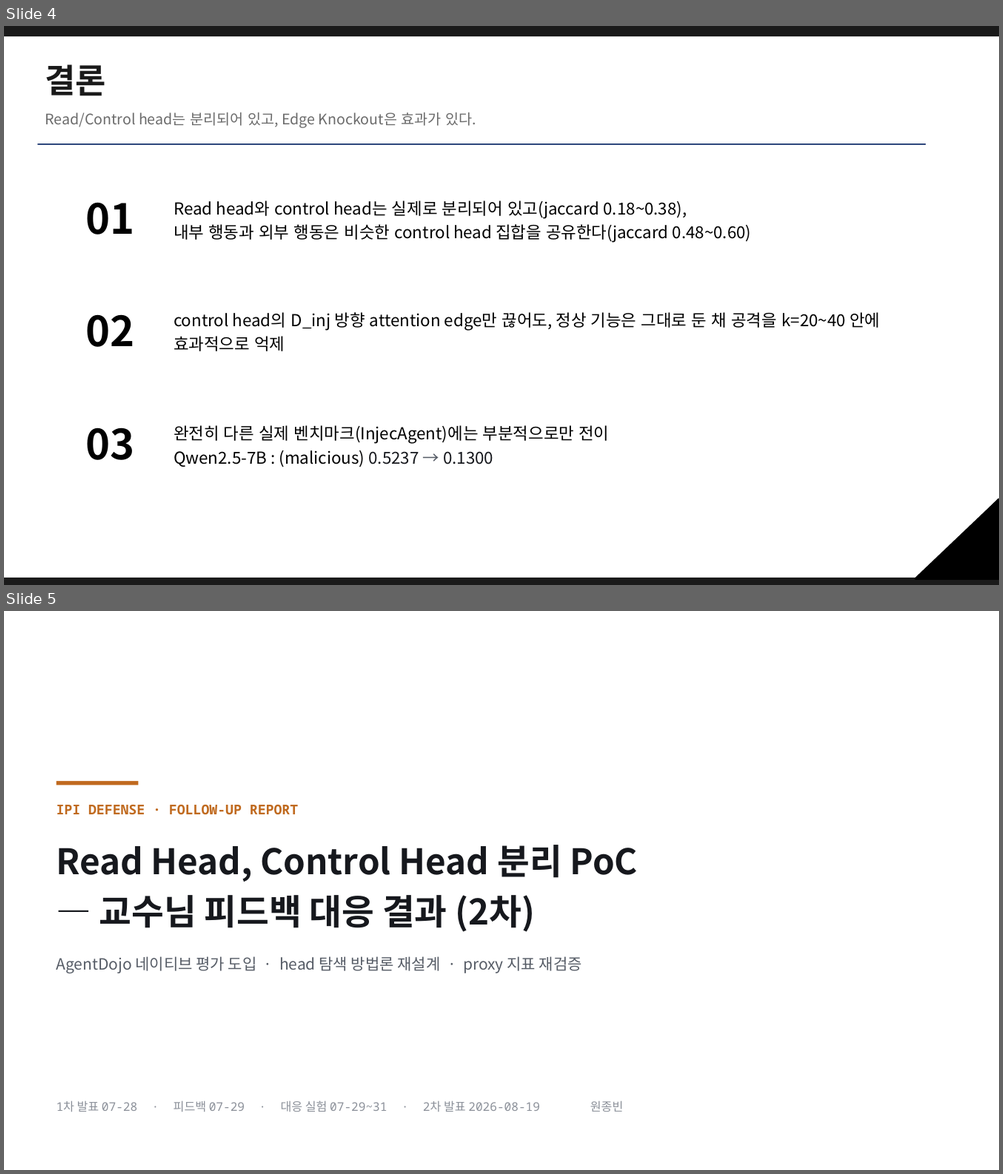
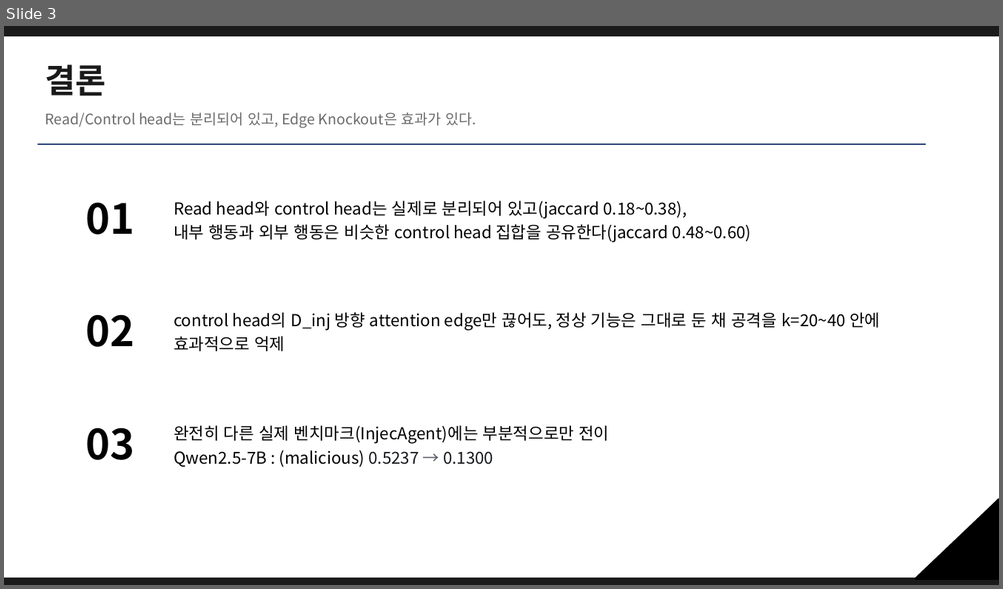
Before and after one commit to jongbin03/head_poc, a slide deck: docs/presentation/IPI_Head_Separation_PoC_2nd [26-08-19].pptx. Shown one above the other, each under a label of ours: slides 4 and 5 before the commit, slide 3 after it. The pictures are 1003x1174 and 1003x589 pixels, drawn with LibreOffice and Linux fonts; fonts in the diff are those of the drawing; background and template pictures are left out. Boxes give left, top, right and bottom in pixels: in the first picture for what was removed or moved away, otherwise in the second. Text is boxed around its words. In the diff, an @@ line names an element or a change of style, - is before the commit and + after.

```diff
--- a/docs/presentation/IPI_Head_Separation_PoC_2nd [26-08-19].pptx
+++ b/docs/presentation/IPI_Head_Separation_PoC_2nd [26-08-19].pptx
@@ slide 5 removed at [4, 611, 999, 1170], background #FFFFFF @@
@@ rectangle removed at [57, 781, 138, 786] @@
@@ text removed at [57, 804, 298, 815] @@
-IPI DEFENSE · FOLLOW-UP REPORT
@@ text removed at [57, 845, 637, 932] @@
-Read Head, Control Head 분리 PoC
-— 교수님 피드백 대응 결과 (2차)
@@ text removed at [57, 957, 582, 974] @@
-AgentDojo 네이티브 평가 도입 · head 탐색 방법론 재설계 · proxy 지표 재검증
@@ text removed at [57, 1101, 623, 1112] @@
-1차 발표 07-28 · 피드백 07-29 · 대응 실험 07-29~31 · 2차 발표 2026-08-19 원종빈
@@ what was slide 4 is now slide 3 @@
```
Also in this commit, not shown: 2 slides changed.
